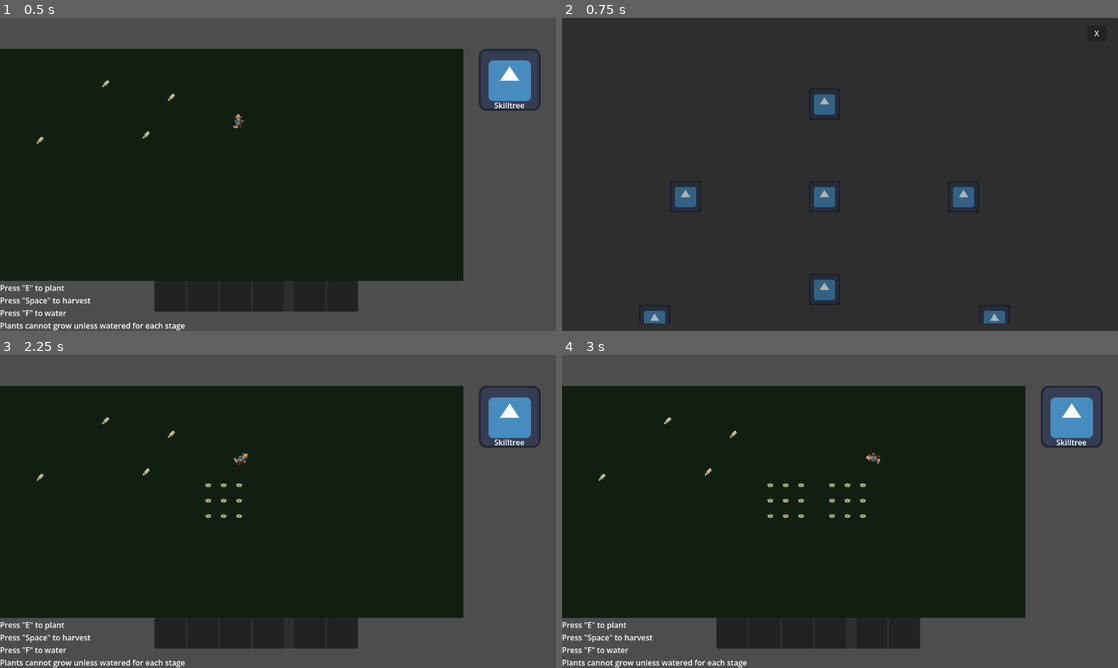
Above: before the commit, frames 1-4 (two rows, left to right).
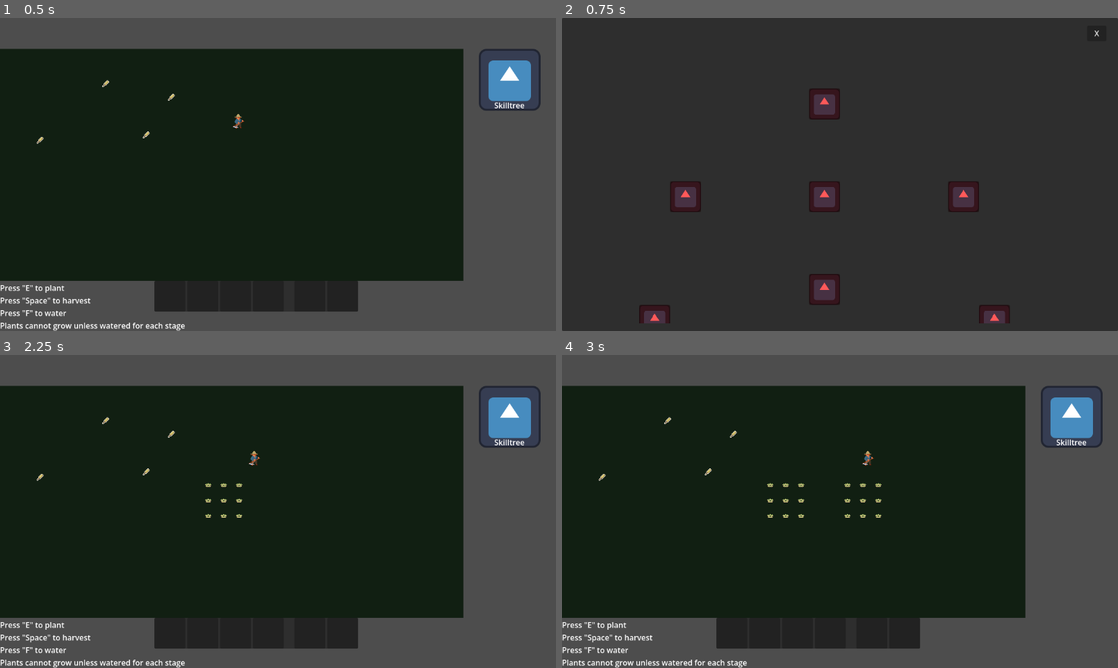
Above: after the commit, the same moments.

Repository: scumpiest/juniper-jam
Game: Godot game, scene res://scenes/main.tscn
The game is run twice, just before and just after one commit, with the same random seed, the same clock (stepped at 60 frames per second) and the same inputs. The engine's default icon, where the game draws it, is replaced by a stand-in: a white triangle on a blue panel in a dark square.
Inputs (mouse positions are in pixels of both pictures, inside the frame that each line leads up to):
- Up to frame 1 (0.5 s): no input
- Up to frame 2 (0.75 s): click "Skilltree" at 0.5 s
- Up to frame 3 (2.25 s): click "X" at 1.25 s; tap E (plant_seeds) at 2 s; move the mouse to (400, 495) at 2.02 s; hold D (move_right) from 2.03 s (still down); hold Shift (spin) from 2.03 s (still down); click (400, 495) at 2.17 s
- Up to frame 4 (3 s): release D (move_right) at 2.75 s; release Shift (spin) at 2.75 s; tap E (plant_seeds) at 2.75 s; drag from (728, 527) to (801, 486) at 2.77 s

Frame 1 is identical in both runs. In frame 2, 3.0% of the frame differs, in the area x 14-81%, y 22-98%; in frame 3, 0.1%; in frame 4, 0.2%.

Commit message:
feat: skill tree fully functional

Diff:
--- a/globals/GlobalData.gd
+++ b/globals/GlobalData.gd
@@ -18,6 +18,7 @@
 
 var _upgrade_modifiers: Dictionary = { }
 var _feature_unlocks: Dictionary = { }
+var _unlocked_skill_nodes: Dictionary = { }
 
 
 func _ready() -> void:
@@ -71,11 +72,22 @@
 	return _feature_unlocks.get(type, false)
 
 
+func is_skill_node_unlocked(node_name: StringName) -> bool:
+	return _unlocked_skill_nodes.get(node_name, false)
+
+
+func unlock_skill_node(node_name: StringName) -> bool:
+	if is_skill_node_unlocked(node_name):
+		return false
+	_unlocked_skill_nodes[node_name] = true
+	return true
+
+
 func apply_upgrade(upgrade: Upgrade) -> void:
 	if upgrade == null:
 		return
 	match upgrade.type:
-		Upgrade.Type.UNLOCK_CRAFTING, Upgrade.Type.UNLOCK_BREEDING:
+		Upgrade.Type.UNLOCK_CRAFTING, Upgrade.Type.UNLOCK_BREEDING, Upgrade.Type.UNLOCK_SPIN_HOLD:
 			_feature_unlocks[upgrade.type] = true
 		_:
 			_upgrade_modifiers[upgrade.type] = get_upgrade_modifier(upgrade.type) + upgrade.value
--- a/resources/upgrade.gd
+++ b/resources/upgrade.gd
@@ -14,11 +14,11 @@
 	PRODUCT_YIELD,
 	SEED_YIELD,
 	FINAL_SPIN,
+	UNLOCK_SPIN_HOLD,
 }
 
 @export var type: Type = Type.MOVE_SPEED
 @export var value: float = 0.0
-@export var plant: PlantResource
 
 
 func apply() -> void:
--- a/scenes/States/IdleState.gd
+++ b/scenes/States/IdleState.gd
@@ -34,6 +34,8 @@
 			transitioned.emit(self, "WateringState")
 		if event.is_action_pressed("plant_seeds"):
 			transitioned.emit(self, "PlantingState")
-		if event.is_action_pressed("spin"):
-			print("spinning pressed", player.get_can_move())
+		if (
+				event.is_action_pressed("spin")
+				and GlobalData.is_feature_unlocked(Upgrade.Type.UNLOCK_SPIN_HOLD)
+		):
 			transitioned.emit(self, "SpinningState")
--- a/scenes/States/MovingState.gd
+++ b/scenes/States/MovingState.gd
@@ -25,5 +25,8 @@
 			transitioned.emit(self, "WateringState")
 		if event.is_action_pressed("plant_seeds"):
 			transitioned.emit(self, "PlantingState")
-		if event.is_action_pressed("spin"):
+		if (
+				event.is_action_pressed("spin")
+				and GlobalData.is_feature_unlocked(Upgrade.Type.UNLOCK_SPIN_HOLD)
+		):
 			transitioned.emit(self, "SpinningState")
--- a/scenes/States/SpinningState.gd
+++ b/scenes/States/SpinningState.gd
@@ -26,15 +26,20 @@
 
 	_is_spinning = true
 	_spin_time_left = spin_duration
-
-	if animation_player and animation_player.has_animation(&"spin"):
-		var anim_length := animation_player.get_animation(&"spin").length
-		animation_player.speed_scale = anim_length / spin_duration if spin_duration > 0.0 else 1.0
-		animation_player.play(&"spin")
+	_play_spin_animation()
 
 
 func update(delta: float) -> void:
 	if not _is_spinning:
+		return
+
+	if GlobalData.is_feature_unlocked(Upgrade.Type.UNLOCK_SPIN_HOLD):
+		if Input.is_action_pressed("spin"):
+			if animation_player and not animation_player.is_playing():
+				_play_spin_animation()
+			return
+		_end_spin()
+		_transition_to_movement_state()
 		return
 
 	_spin_time_left -= delta
@@ -58,6 +63,13 @@
 	player.move_and_slide()
 
 
+func _play_spin_animation() -> void:
+	if animation_player and animation_player.has_animation(&"spin"):
+		var anim_length := animation_player.get_animation(&"spin").length
+		animation_player.speed_scale = anim_length / spin_duration if spin_duration > 0.0 else 1.0
+		animation_player.play(&"spin")
+
+
 func _end_spin() -> void:
 	_is_spinning = false
 	_spin_time_left = 0.0
--- a/scenes/UI/skilltree.tscn
+++ b/scenes/UI/skilltree.tscn
@@ -3,21 +3,31 @@
 [ext_resource type="PackedScene" uid="uid://3b1mocgiiua1" path="res://scenes/UI/upgrade_node.tscn" id="1_jeeb3"]
 [ext_resource type="Script" uid="uid://c4k8m2n7p1qwr" path="res://scenes/UI/tree_canvas.gd" id="2_tree_canvas"]
 [ext_resource type="Script" uid="uid://b7n3k8m2p4qws" path="res://scenes/UI/skilltree.gd" id="3_skilltree"]
-[ext_resource type="Script" path="res://resources/upgrade_requirement.gd" id="4_requirement"]
-[ext_resource type="Script" path="res://resources/upgrade.gd" id="5_upgrade"]
+[ext_resource type="Resource" uid="uid://cprodwheat001" path="res://resources/products/wheat.tres" id="4_3e7kn"]
+[ext_resource type="Script" uid="uid://0arycpveld2t" path="res://resources/upgrade_requirement.gd" id="4_requirement"]
+[ext_resource type="Script" uid="uid://8myouhndsiay" path="res://resources/upgrade.gd" id="5_upgrade"]
+[ext_resource type="Resource" uid="uid://cprodtomato01" path="res://resources/products/tomato.tres" id="7_udf84"]
+
+[sub_resource type="Resource" id="Resource_kx33d"]
+script = ExtResource("4_requirement")
+product = ExtResource("4_3e7kn")
+product_amount = 5
+metadata/_custom_type_script = "uid://0arycpveld2t"
 
 [sub_resource type="Resource" id="Upgrade_hold"]
 script = ExtResource("5_upgrade")
-type = 7
+type = 12
 value = 1.0
 
 [sub_resource type="Resource" id="Requirement_seed1"]
 script = ExtResource("4_requirement")
 required_nodes = Array[StringName]([&"Hold"])
+product = ExtResource("7_udf84")
+product_amount = 5
 
 [sub_resource type="Resource" id="Upgrade_seed1"]
 script = ExtResource("5_upgrade")
-type = 11
+type = 10
 value = 1.0
 
 [node name="Skilltree" type="Panel" unique_id=694997367]
@@ -63,22 +73,21 @@
 [node name="Hold" parent="MarginContainer/ClipContainer/TreeCanvas/SkillNodes" unique_id=702462050 instance=ExtResource("1_jeeb3")]
 modulate = Color(0.7, 0.7, 0.7, 1)
 layout_mode = 0
+anchors_preset = 0
+anchor_right = 0.0
+anchor_bottom = 0.0
+offset_left = 528.0
+offset_top = 32.0
+offset_right = 592.0
+offset_bottom = 96.0
+grow_horizontal = 1
+grow_vertical = 1
+requirement = SubResource("Resource_kx33d")
 upgrade = SubResource("Upgrade_hold")
-anchors_preset = 0
-anchor_right = 0.0
-anchor_bottom = 0.0
-offset_left = 528.0
-offset_top = 32.0
-offset_right = 592.0
-offset_bottom = 96.0
-grow_horizontal = 1
-grow_vertical = 1
 
 [node name="Seed1" parent="MarginContainer/ClipContainer/TreeCanvas/SkillNodes" unique_id=1544268831 instance=ExtResource("1_jeeb3")]
 modulate = Color(0.7, 0.7, 0.7, 1)
 layout_mode = 0
-requirement = SubResource("Requirement_seed1")
-upgrade = SubResource("Upgrade_seed1")
 anchors_preset = 0
 anchor_right = 0.0
 anchor_bottom = 0.0
@@ -88,6 +97,8 @@
 offset_bottom = 192.0
 grow_horizontal = 1
 grow_vertical = 1
+requirement = SubResource("Requirement_seed1")
+upgrade = SubResource("Upgrade_seed1")
 
 [node name="WaterHold1" parent="MarginContainer/ClipContainer/TreeCanvas/SkillNodes" unique_id=1289047732 instance=ExtResource("1_jeeb3")]
 modulate = Color(0.7, 0.7, 0.7, 1)
--- a/scenes/UI/upgrade_node.gd
+++ b/scenes/UI/upgrade_node.gd
@@ -3,6 +3,9 @@
 
 signal unlocked
 signal unlock_failed
+
+const UNLOCKED_MODULATE := Color(0.45, 1.0, 0.45, 1.0)
+const LOCKED_MODULATE := Color(1.0, 0.35, 0.35, 1.0)
 
 @export var requirement: UpgradeRequirement
 @export var upgrade: Upgrade
@@ -13,6 +16,8 @@
 
 func _ready() -> void:
 	_animation_player.animation_finished.connect(_on_animation_finished)
+	if GlobalData.is_skill_node_unlocked(name):
+		is_unlocked = true
 	_apply_locked_visual()
 
 
@@ -24,9 +29,15 @@
 
 
 func try_unlock() -> bool:
-	if is_unlocked:
+	if is_unlocked or GlobalData.is_skill_node_unlocked(name):
+		is_unlocked = true
+		_apply_locked_visual()
 		return true
 	if _can_unlock():
+		if not GlobalData.unlock_skill_node(name):
+			is_unlocked = true
+			_apply_locked_visual()
+			return true
 		if requirement != null:
 			requirement.consume()
 		is_unlocked = true
@@ -51,14 +62,11 @@
 
 
 func _apply_locked_visual() -> void:
-	if is_unlocked:
-		modulate = Color.WHITE
-	else:
-		modulate = Color(0.7, 0.7, 0.7, 1.0)
+	modulate = UNLOCKED_MODULATE if is_unlocked else LOCKED_MODULATE
 
 
 func _on_animation_finished(anim_name: StringName) -> void:
 	if anim_name == &"unlock_success":
-		modulate = Color.WHITE
+		modulate = UNLOCKED_MODULATE
 	elif anim_name == &"unlock_denied" and not is_unlocked:
-		modulate = Color(0.7, 0.7, 0.7, 1.0)
+		modulate = LOCKED_MODULATE
--- a/scenes/UI/upgrade_node.tscn
+++ b/scenes/UI/upgrade_node.tscn
@@ -15,7 +15,7 @@
 "times": PackedFloat32Array(0),
 "transitions": PackedFloat32Array(1),
 "update": 0,
-"values": [Color(0.7, 0.7, 0.7, 1)]
+"values": [Color(1, 0.35, 0.35, 1)]
 }
 tracks/1/type = "value"
 tracks/1/imported = false
@@ -55,7 +55,7 @@
 "times": PackedFloat32Array(0, 0.08, 0.2, 0.3),
 "transitions": PackedFloat32Array(1, 1, 1, 1),
 "update": 0,
-"values": [Color(0.7, 0.7, 0.7, 1), Color(1, 0.35, 0.35, 1), Color(1, 0.35, 0.35, 1), Color(0.7, 0.7, 0.7, 1)]
+"values": [Color(1, 0.35, 0.35, 1), Color(1, 0.35, 0.35, 1), Color(1, 0.35, 0.35, 1), Color(1, 0.35, 0.35, 1)]
 }
 tracks/1/type = "value"
 tracks/1/imported = false
@@ -95,7 +95,7 @@
 "times": PackedFloat32Array(0, 0.1, 0.35),
 "transitions": PackedFloat32Array(1, 1, 1),
 "update": 0,
-"values": [Color(0.7, 0.7, 0.7, 1), Color(1, 0.95, 0.6, 1), Color(1, 1, 1, 1)]
+"values": [Color(1, 0.35, 0.35, 1), Color(0.7, 1, 0.7, 1), Color(0.45, 1, 0.45, 1)]
 }
 
 [sub_resource type="AnimationLibrary" id="AnimationLibrary_upgrade"]
--- a/scenes/plant/plant.gd
+++ b/scenes/plant/plant.gd
@@ -93,7 +93,8 @@
 			var product_offset := Vector2(-6 + i * 4, 0)
 			_spawn_product_drop(parent, world_position + product_offset, data.product)
 	if data.seed_item != null:
-		for i in data.seed_amount:
+		var seed_count := data.seed_amount + int(GlobalData.get_upgrade_modifier(Upgrade.Type.SEED_YIELD))
+		for i in seed_count:
 			var seed_offset := Vector2(6, -4 + i * 4)
 			_spawn_seed_drop(parent, world_position + seed_offset, data.seed_item)
 
--- a/scenes/upgrade_node.tscn
+++ b/scenes/upgrade_node.tscn
@@ -15,7 +15,7 @@
 "times": PackedFloat32Array(0),
 "transitions": PackedFloat32Array(1),
 "update": 0,
-"values": [Color(0.7, 0.7, 0.7, 1)]
+"values": [Color(1, 0.35, 0.35, 1)]
 }
 tracks/1/type = "value"
 tracks/1/imported = false
@@ -55,7 +55,7 @@
 "times": PackedFloat32Array(0, 0.08, 0.2, 0.3),
 "transitions": PackedFloat32Array(1, 1, 1, 1),
 "update": 0,
-"values": [Color(0.7, 0.7, 0.7, 1), Color(1, 0.35, 0.35, 1), Color(1, 0.35, 0.35, 1), Color(0.7, 0.7, 0.7, 1)]
+"values": [Color(1, 0.35, 0.35, 1), Color(1, 0.35, 0.35, 1), Color(1, 0.35, 0.35, 1), Color(1, 0.35, 0.35, 1)]
 }
 tracks/1/type = "value"
 tracks/1/imported = false
@@ -95,7 +95,7 @@
 "times": PackedFloat32Array(0, 0.1, 0.35),
 "transitions": PackedFloat32Array(1, 1, 1),
 "update": 0,
-"values": [Color(0.7, 0.7, 0.7, 1), Color(1, 0.95, 0.6, 1), Color(1, 1, 1, 1)]
+"values": [Color(1, 0.35, 0.35, 1), Color(0.7, 1, 0.7, 1), Color(0.45, 1, 0.45, 1)]
 }
 
 [sub_resource type="AnimationLibrary" id="AnimationLibrary_upgrade"]
@@ -106,7 +106,7 @@
 }
 
 [node name="UpgradeNode" type="PanelContainer" unique_id=825250492]
-modulate = Color(0.7, 0.7, 0.7, 1)
+modulate = Color(1, 0.35, 0.35, 1)
 anchors_preset = 15
 anchor_right = 1.0
 anchor_bottom = 1.0
